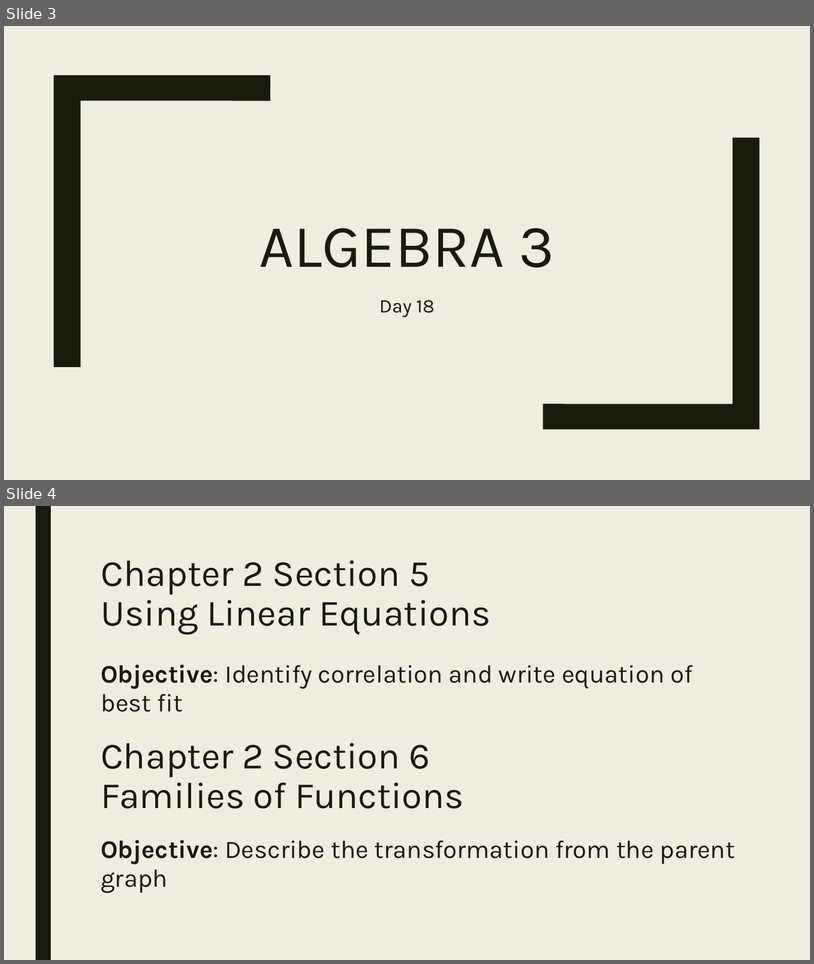
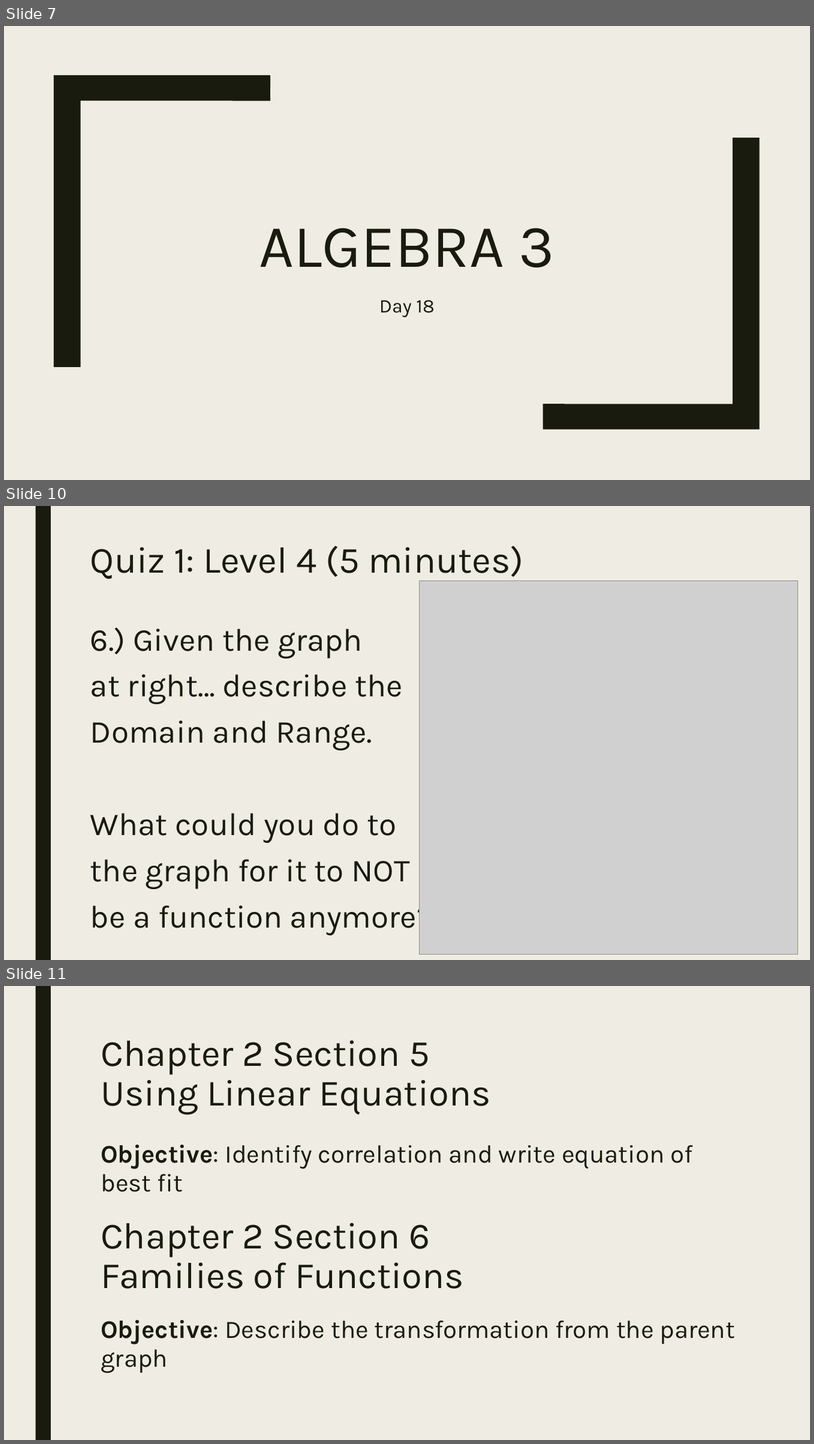
Before and after one commit to codecuddy/algebra_3-4, a slide deck: _PowerPoints/1st Semester/Unit 2 Relations and Functions/Algebra3_Day_018 2.5 Using Linear Functions and 2.6 Families of Functions.pptx. Shown one above the other, each under a label of ours: slides 3 and 4 before the commit, slides 7, 10 and 11 after it; the slides between them are not shown. The pictures are 814x964 and 814x1444 pixels, drawn with LibreOffice and Linux fonts; fonts in the diff are those of the drawing; grey boxes stand for pictures. Boxes give left, top, right and bottom in pixels: in the first picture for what was removed or moved away, otherwise in the second. Text is boxed around its words. In the diff, an @@ line names an element or a change of style, - is before the commit and + after.

```diff
--- a/_PowerPoints/1st Semester/Unit 2 Relations and Functions/Algebra3_Day_018 2.5 Using Linear Functions and 2.6 Families of Functions.pptx
+++ b/_PowerPoints/1st Semester/Unit 2 Relations and Functions/Algebra3_Day_018 2.5 Using Linear Functions and 2.6 Families of Functions.pptx
@@ slide 10 added at (x1=4, y1=506, x2=810, y2=960), background #EFEDE3; not listed: 1 template element that a slide beside it also shows @@
@@ title added at (x1=90, y1=546, x2=524, y2=582), 44 pt, text #191B0E @@
+Quiz 1: Level 4 (5 minutes)
@@ picture added at (x1=420, y1=580, x2=798, y2=954) @@
@@ text added at (x1=90, y1=627, x2=433, y2=934), 38 pt, text #191B0E @@
+6.) Given the graph
+at right… describe the
+Domain and Range.
+What could you do to
+the graph for it to NOT
+be a function anymore?
@@ what was slide 3 is now slide 7 @@
@@ what was slide 4 is now slide 11 @@
```
Also in this commit, not shown: 2 slides changed, 6 other slides added, 37 other files.
